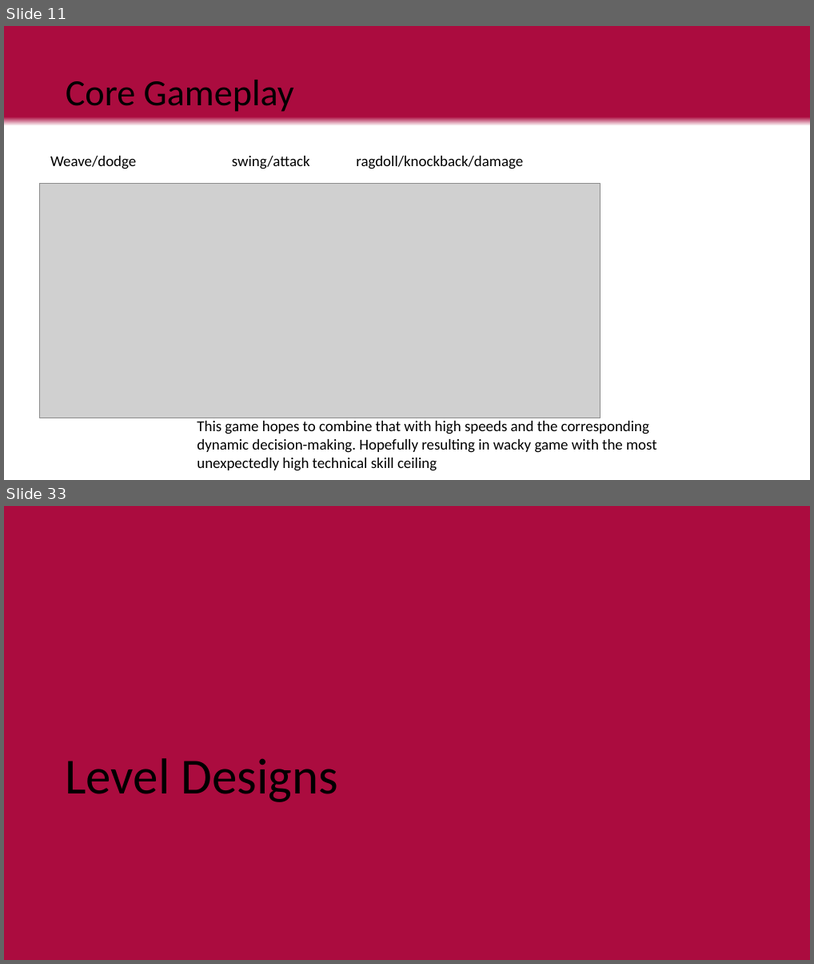
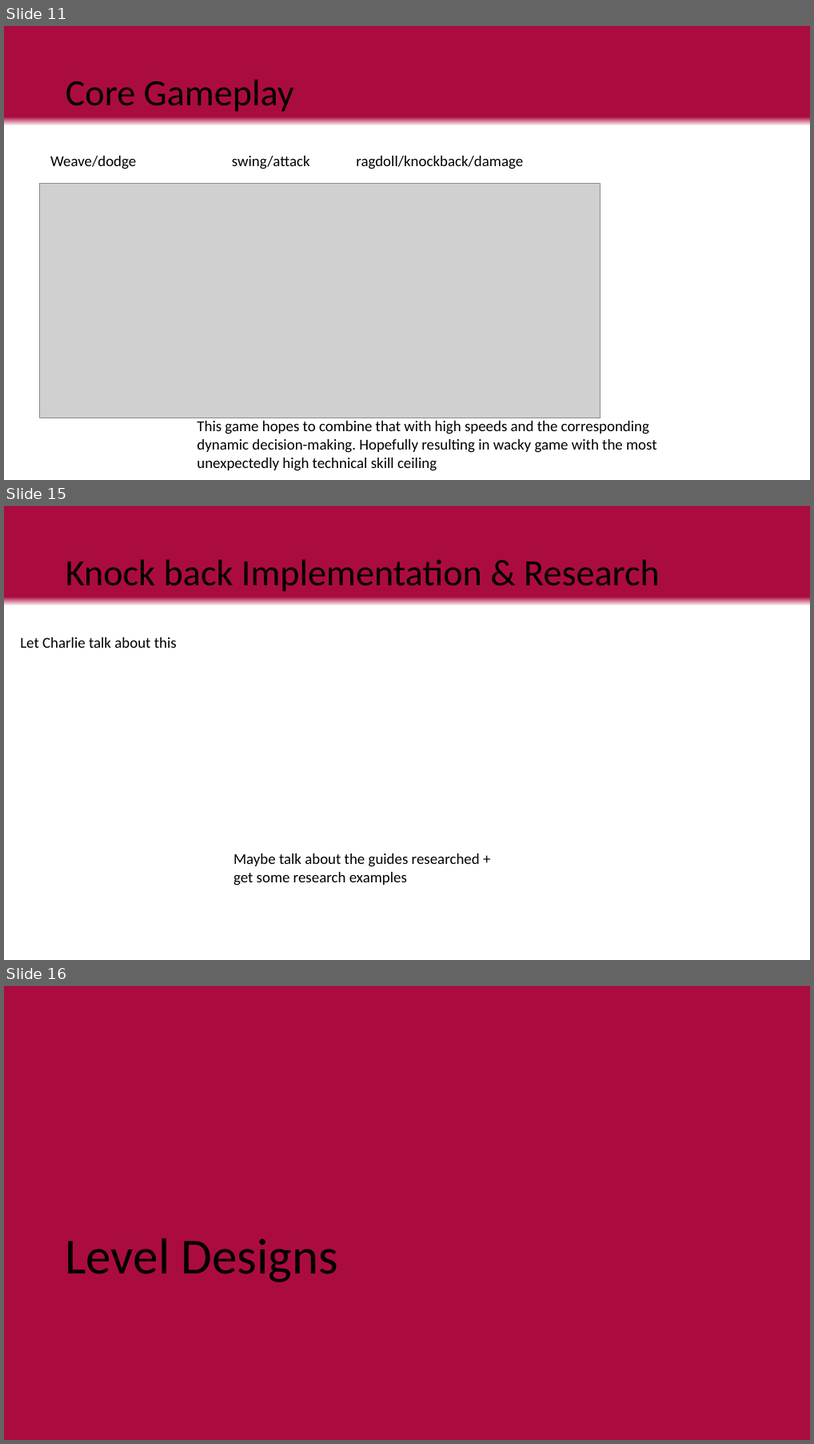
Before and after one commit to LuxRegem/Project_Clash-of-Cosplayers, a slide deck: Shared Documentation/Luke's Documents/Clash of Cos Team Pitch.pptx. Shown one above the other, each under a label of ours: slides 11 and 33 before the commit, slides 11, 15 and 16 after it; the slides between them are not shown. The pictures are 814x964 and 814x1444 pixels, drawn with LibreOffice and Linux fonts; fonts in the diff are those of the drawing; grey boxes stand for pictures. Boxes give left, top, right and bottom in pixels: in the first picture for what was removed or moved away, otherwise in the second. Text is boxed around its words. In the diff, an @@ line names an element or a change of style, - is before the commit and + after.

```diff
--- a/Shared Documentation/Luke's Documents/Clash of Cos Team Pitch.pptx
+++ b/Shared Documentation/Luke's Documents/Clash of Cos Team Pitch.pptx
@@ slide 15 added at [4, 506, 810, 960], background gradient #AB0C3F to #FFFFFF @@
@@ title added at [66, 560, 660, 592], 44 pt, text #000000 @@
+Knock back Implementation & Research
@@ text added at [20, 637, 177, 648], 18 pt, text #000000 @@
+Let Charlie talk about this
@@ text added at [234, 853, 480, 885], 18 pt, text #000000 @@
+Maybe talk about the guides researched + get some research examples
@@ what was slide 33 is now slide 16 @@
```
Also in this commit, not shown: 2 slides changed, 5 other slides added, 9 slides removed.
